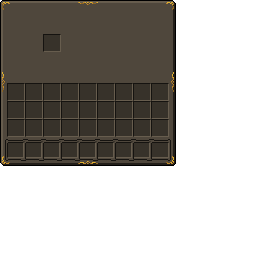
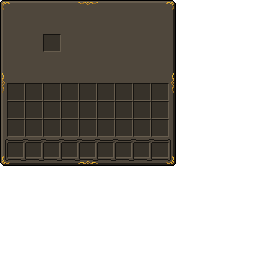
Layered file, before and after one edit (256x256). Changes by layer:
renamed "background" to "te_background.png", painted on it over box(1, 72, 174, 164)
